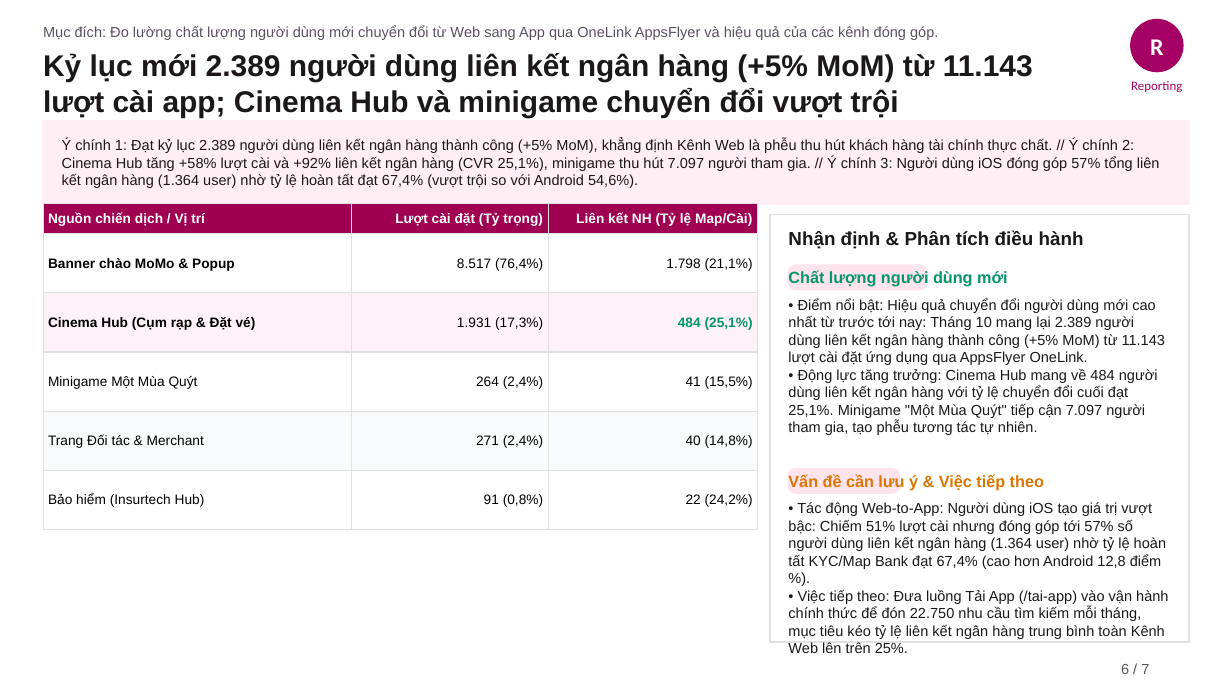
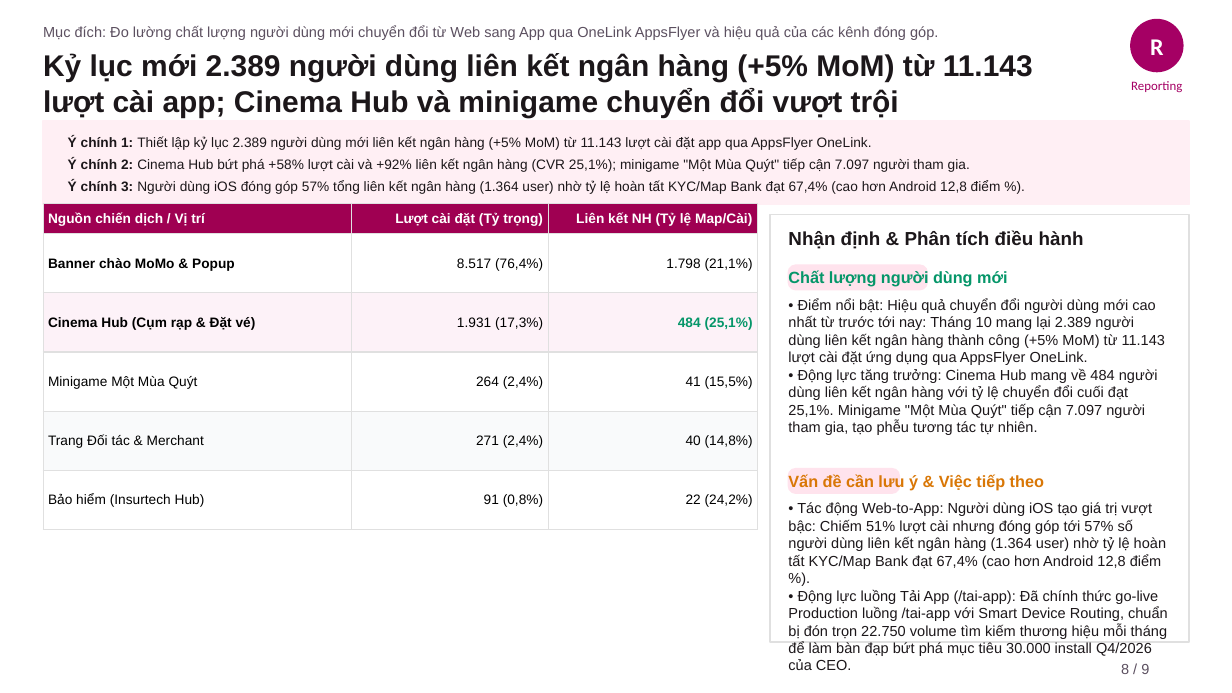
Before and after one commit to stormhoang/hienho-knowledgebase, a slide deck: slide 8 of 07_REPORTS/docs/presentations/Web_Platform_Thang_10_2026_Pyramid.pptx (slide 6 before the commit). Drawn at 1232x693 pixels with LibreOffice and Linux fonts; fonts in the diff are those of the drawing. Boxes give left, top, right and bottom in pixels: in the first picture for what was removed or moved away, otherwise in the second. Text is boxed around its words. In the diff, an @@ line names an element or a change of style, - is before the commit and + after.

```diff
--- a/07_REPORTS/docs/presentations/Web_Platform_Thang_10_2026_Pyramid.pptx
+++ b/07_REPORTS/docs/presentations/Web_Platform_Thang_10_2026_Pyramid.pptx
@@ text at bbox=[68, 136, 1001, 194]: text changed; size 8.5 to 8 pt @@
-Ý chính 1: Đạt kỷ lục 2.389 người dùng liên kết ngân hàng thành công (+5% MoM), khẳng định Kênh Web là phễu thu hút khách hàng tài chính thực chất. // Ý chính 2: Cinema Hub tăng +58% lượt cài và +92% liên kết ngân hàng (CVR 25,1%), minigame thu hút 7.097 người tham gia. // Ý chính 3: Người dùng iOS đóng góp 57% tổng liên kết ngân hàng (1.364 user) nhờ tỷ lệ hoàn tất đạt 67,4% (vượt trội so với Android 54,6%).
+Ý chính 1: Thiết lập kỷ lục 2.389 người dùng mới liên kết ngân hàng (+5% MoM) từ 11.143 lượt cài đặt app qua AppsFlyer OneLink.
+Ý chính 2: Cinema Hub bứt phá +58% lượt cài và +92% liên kết ngân hàng (CVR 25,1%); minigame "Một Mùa Quýt" tiếp cận 7.097 người tham gia.
+Ý chính 3: Người dùng iOS đóng góp 57% tổng liên kết ngân hàng (1.364 user) nhờ tỷ lệ hoàn tất KYC/Map Bank đạt 67,4% (cao hơn Android 12,8 điểm %).
@@ text at bbox=[788, 590, 1168, 653]: text changed @@
-• Việc tiếp theo: Đưa luồng Tải App (/tai-app) vào vận hành chính thức để đón 22.750 nhu cầu tìm kiếm mỗi tháng, mục tiêu kéo tỷ lệ liên kết ngân hàng trung bình toàn Kênh Web lên trên 25%.
+• Động lực luồng Tải App (/tai-app): Đã chính thức go-live Production luồng /tai-app với Smart Device Routing, chuẩn bị đón trọn 22.750 volume tìm kiếm thương hiệu mỗi tháng để làm bàn đạp bứt phá mục tiêu 30.000 install Q4/2026 của CEO.
@@ text at bbox=[1121, 664, 1149, 674]: text changed @@
-6 / 7
+8 / 9
```
Also in this commit, not shown: 5 other slides changed, 2 slides added, 5 other files.
